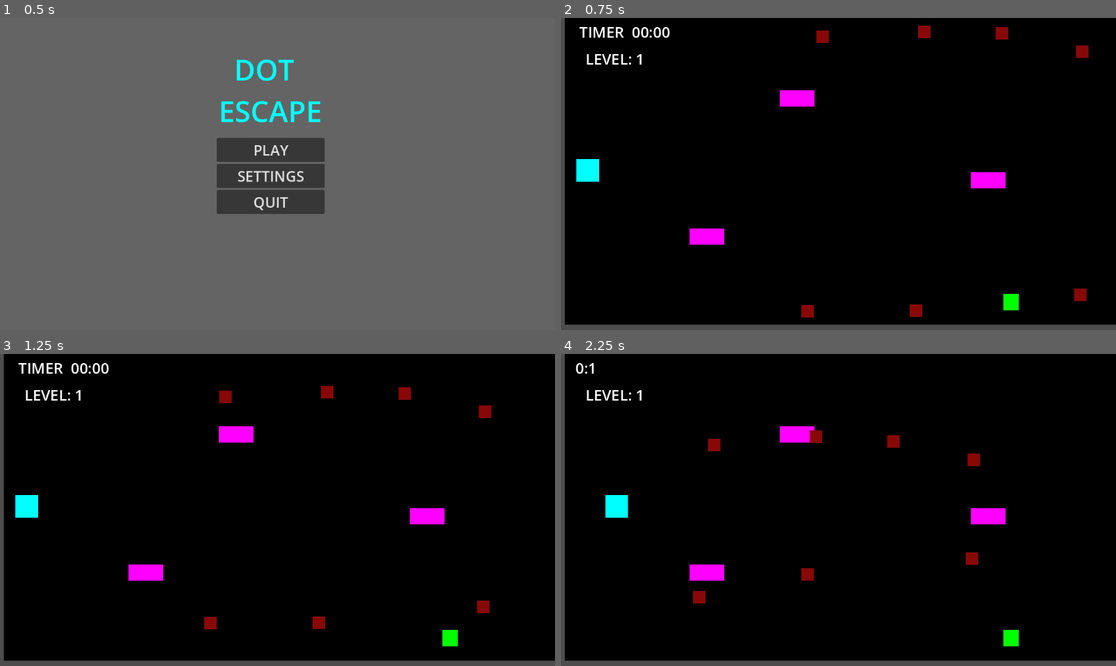
Above: before the commit, frames 1-4 (two rows, left to right).
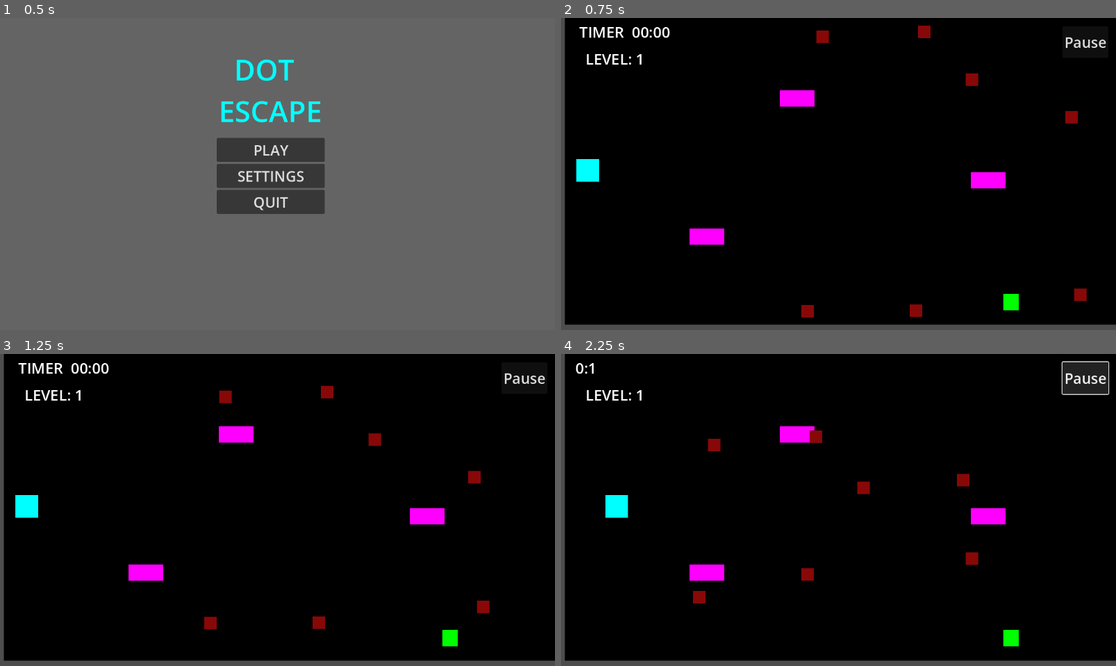
Above: after the commit, the same moments.

Repository: GitProjectAS/DOT-ESCAPE
Game: Godot game, scene res://Scenes/MainScreen.tscn
The game is run twice, just before and just after one commit, with the same random seed, the same clock (stepped at 60 frames per second) and the same inputs.
Inputs (mouse positions are in pixels of both pictures, inside the frame that each line leads up to):
- Up to frame 1 (0.5 s): no input
- Up to frame 2 (0.75 s): click "PLAY" at 0.5 s
- Up to frame 3 (1.25 s): no input
- Up to frame 4 (2.25 s): click (1082, 378) at 1.25 s, where only the run after the commit has a clickable "Pause"; hold Right (ui_right) from 2.03 s (still down)

Frame 1 is identical in both runs. In frame 2, 0.5% of the frame differs, in the area x 72-99%, y 2-34%; in frame 3, 0.5%; in frame 4, 1.3%, in the area x 53-99%, y 2-45%.

Commit message:
Creating pause scene

Diff:
--- /dev/null
+++ b/dot-escape---godot-/Scenes/PauseMenu.tscn
@@ -0,0 +1,46 @@
+[gd_scene format=3 uid="uid://cnly6f4835qfs"]
+
+[node name="Control" type="Control" unique_id=1020488142]
+layout_mode = 3
+anchors_preset = 15
+anchor_right = 1.0
+anchor_bottom = 1.0
+grow_horizontal = 2
+grow_vertical = 2
+
+[node name="ColorRect" type="ColorRect" parent="." unique_id=1913639648]
+layout_mode = 0
+offset_left = 6.0
+offset_top = -2.0
+offset_right = 1152.0
+offset_bottom = 645.0
+color = Color(0.30544624, 0.3054462, 0.3054462, 1)
+
+[node name="Label" type="Label" parent="." unique_id=355367370]
+layout_mode = 0
+offset_left = 462.0
+offset_top = 102.0
+offset_right = 710.0
+offset_bottom = 198.0
+theme_override_colors/font_color = Color(0, 0.96503943, 0.9717112, 1)
+theme_override_font_sizes/font_size = 60
+text = "PAUSED "
+
+[node name="VBoxContainer" type="VBoxContainer" parent="." unique_id=893601337]
+layout_mode = 0
+offset_left = 454.0
+offset_top = 212.0
+offset_right = 719.0
+offset_bottom = 505.0
+alignment = 1
+
+[node name="Button" type="Button" parent="VBoxContainer" unique_id=2071162066]
+layout_mode = 2
+theme_override_font_sizes/font_size = 40
+text = "RESUME"
+
+[node name="Button2" type="Button" parent="VBoxContainer" unique_id=1194311606]
+layout_mode = 2
+theme_override_font_sizes/font_size = 40
+text = "MAIN MENU
+"
--- a/dot-escape---godot-/Scenes/level.tscn
+++ b/dot-escape---godot-/Scenes/level.tscn
@@ -62,7 +62,7 @@
 shape = SubResource("RectangleShape2D_81xng")
 
 [node name="Area2D3" parent="." unique_id=1047996794 instance=ExtResource("3_6phgx")]
-position = Vector2(1104, 55)
+position = Vector2(1082, 191)
 
 [node name="Area2D4" parent="." unique_id=201695813 instance=ExtResource("3_6phgx")]
 position = Vector2(1100, 590)
@@ -108,7 +108,7 @@
 position = Vector2(776, 14)
 
 [node name="Area2D11" parent="." unique_id=424599713 instance=ExtResource("3_6phgx")]
-position = Vector2(937, 17)
+position = Vector2(875, 113)
 
 [node name="CanvasLayer" type="CanvasLayer" parent="." unique_id=1960761694]
 script = ExtResource("7_8c0lf")
@@ -132,6 +132,14 @@
 theme_override_font_sizes/font_size = 31
 text = "  LEVEL: 1 "
 
+[node name="PauseButton" type="Button" parent="CanvasLayer" unique_id=975919535]
+offset_left = 1041.0
+offset_top = 17.0
+offset_right = 1136.0
+offset_bottom = 83.0
+theme_override_font_sizes/font_size = 30
+text = "Pause"
+
 [connection signal="timeout" from="Node2D/Timer" to="Node2D" method="_on_timer_timeout"]
 [connection signal="timeout" from="Node2D2/Timer" to="Node2D2" method="_on_timer_timeout"]
 [connection signal="timeout" from="CanvasLayer/Timer" to="CanvasLayer" method="_on_timer_timeout"]
